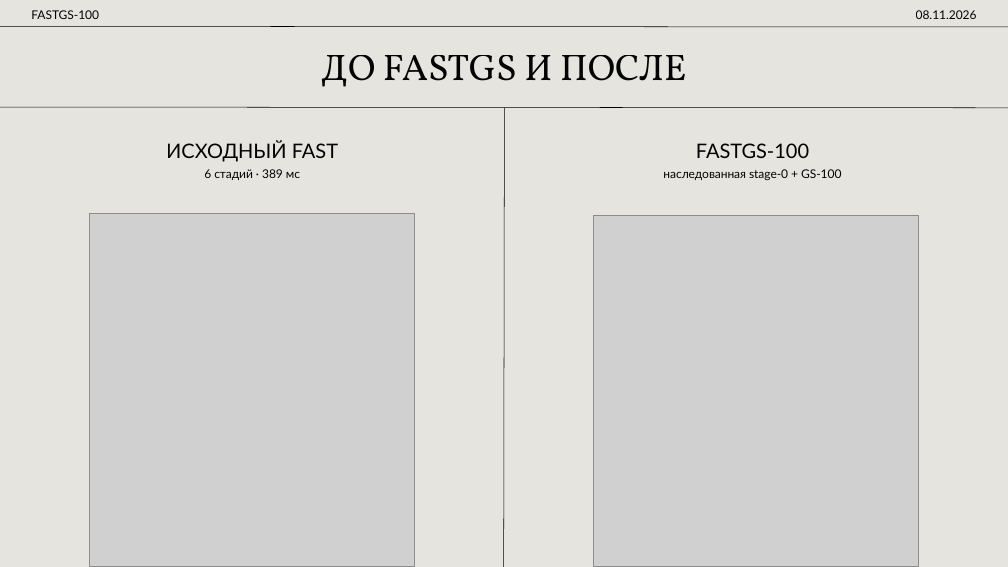
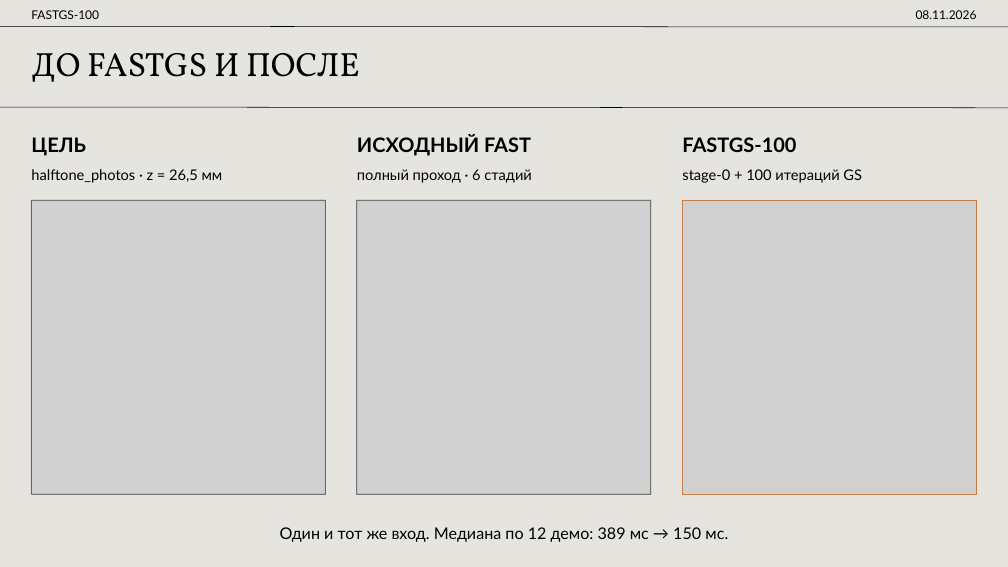
Before and after one commit to Danila331/fotonika-mifi, a slide deck: slide 4 of presentation/Untitled.pptx. Drawn at 1008x567 pixels with LibreOffice and Linux fonts; fonts in the diff are those of the drawing; grey boxes stand for pictures. Boxes give left, top, right and bottom in pixels: in the first picture for what was removed or moved away, otherwise in the second. Text is boxed around its words. In the diff, an @@ line names an element or a change of style, - is before the commit and + after.

Commit message:
docs: polish fastgs presentation layout

```diff
--- a/presentation/Untitled.pptx
+++ b/presentation/Untitled.pptx
@@ text "ДО FASTGS И ПОСЛЕ" at box(32, 53, 360, 82): size 26.7 to 24 pt; alignment centre to left; line spacing 34.2pt to 28pt; vertical alignment top to middle @@
@@ line removed from (504, 567) to (504, 108) @@
@@ text added at box(31, 137, 86, 156), 14.2 pt, text #000000, bold @@
+ЦЕЛЬ
@@ text "ИСХОДНЫЙ FAST" at box(357, 135, 531, 156): bold on; alignment centre to left @@
@@ text "ИСХОДНЫЙ FAST": place and size @@
-text "ИСХОДНЫЙ FAST" at box(166, 140, 338, 162)
+text "ИСХОДНЫЙ FAST" at box(357, 135, 531, 156)
@@ text "FASTGS-100": place and size @@
-text "FASTGS-100" at box(696, 143, 809, 158)
+text "FASTGS-100" at box(682, 137, 796, 152)
@@ text "FASTGS-100" at box(682, 137, 796, 152): bold on; alignment centre to left @@
@@ text added at box(31, 169, 223, 183), 10.5 pt, text #000000 @@
+halftone_photos · z = 26,5 мм
@@ text removed at box(204, 169, 300, 180) @@
-6 стадий · 389 мс
@@ text added at box(357, 169, 531, 183), 10.5 pt, text #000000 @@
+полный проход · 6 стадий
@@ text at box(682, 169, 862, 183): text changed; size 8.6 to 10.5 pt @@
-наследованная stage-0 + GS-100
+stage-0 + 100 итераций GS
@@ text "stage-0 + 100 итераций GS" at box(682, 169, 862, 183): vertical alignment middle to top @@
@@ picture added at box(31, 201, 326, 495) @@
@@ rectangle added at box(31, 201, 326, 495), outline #000000 0.75 pt @@
@@ picture added at box(357, 201, 651, 495) @@
@@ rectangle added at box(357, 201, 651, 495), outline #000000 0.75 pt @@
@@ picture added at box(682, 201, 977, 495) @@
@@ rectangle added at box(682, 201, 977, 495), outline #FF6C02 0.75 pt @@
@@ picture removed at box(90, 214, 415, 567) @@
@@ picture removed at box(594, 216, 919, 567) @@
@@ text added at box(280, 527, 728, 542), 11.5 pt, text #000000 @@
+Один и тот же вход. Медиана по 12 демо: 389 мс → 150 мс.
```
Also in this commit, not shown: 5 other slides changed, 1 slide added, 1 slide removed.
